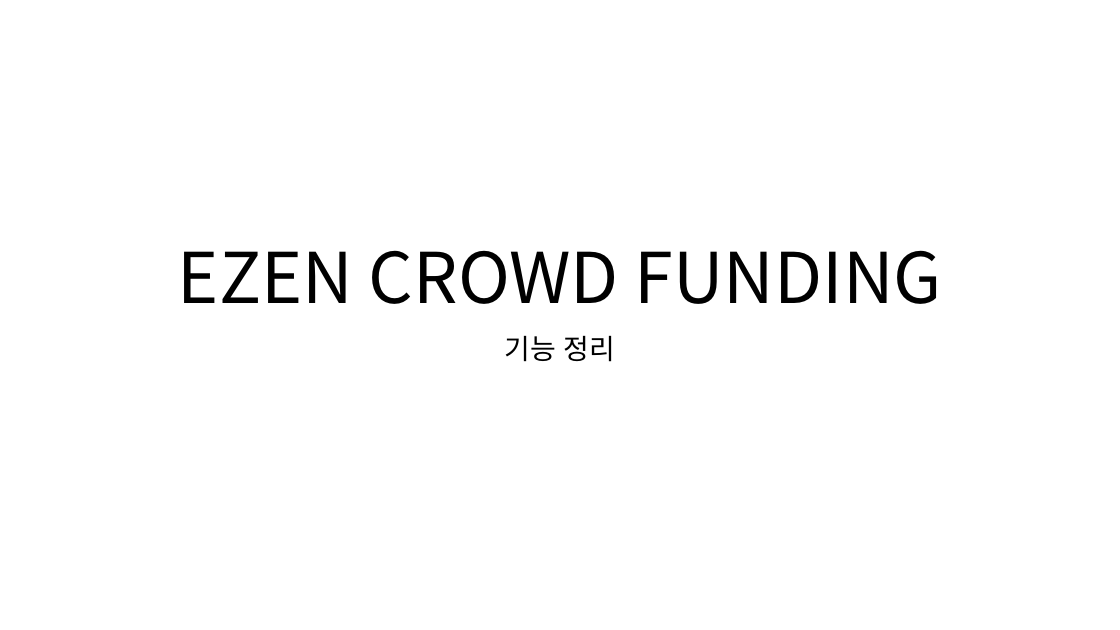
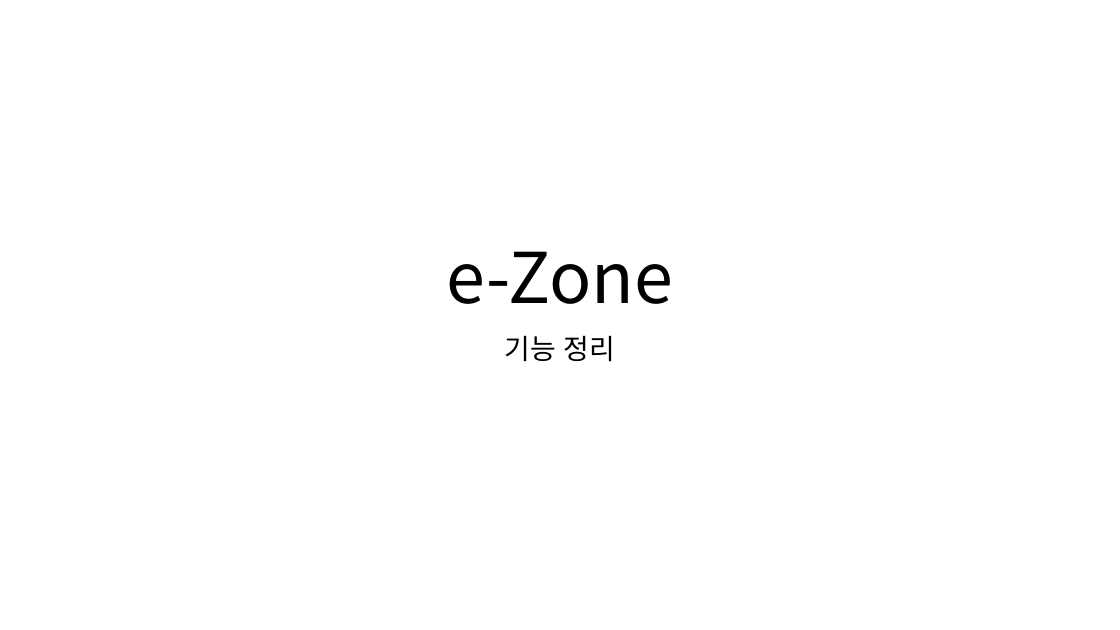
Before and after one commit to ezenteam2/e-Zone, a slide deck: slide 1 of 1 기능 정의/project05 - 기능 정의 - 현태.pptx. Drawn at 1120x630 pixels with LibreOffice and Linux fonts; fonts in the diff are those of the drawing. Boxes give left, top, right and bottom in pixels: in the first picture for what was removed or moved away, otherwise in the second. Text is boxed around its words. In the diff, an @@ line names an element or a change of style, - is before the commit and + after.

```diff
--- a/1 기능 정의/project05 - 기능 정의 - 현태.pptx
+++ b/1 기능 정의/project05 - 기능 정의 - 현태.pptx
@@ title at [447, 251, 674, 304]: text changed @@
-EZEN CROWD FUNDING
+e-Zone
```
Also in this commit, not shown: 2 other slides changed, 1 other file.
